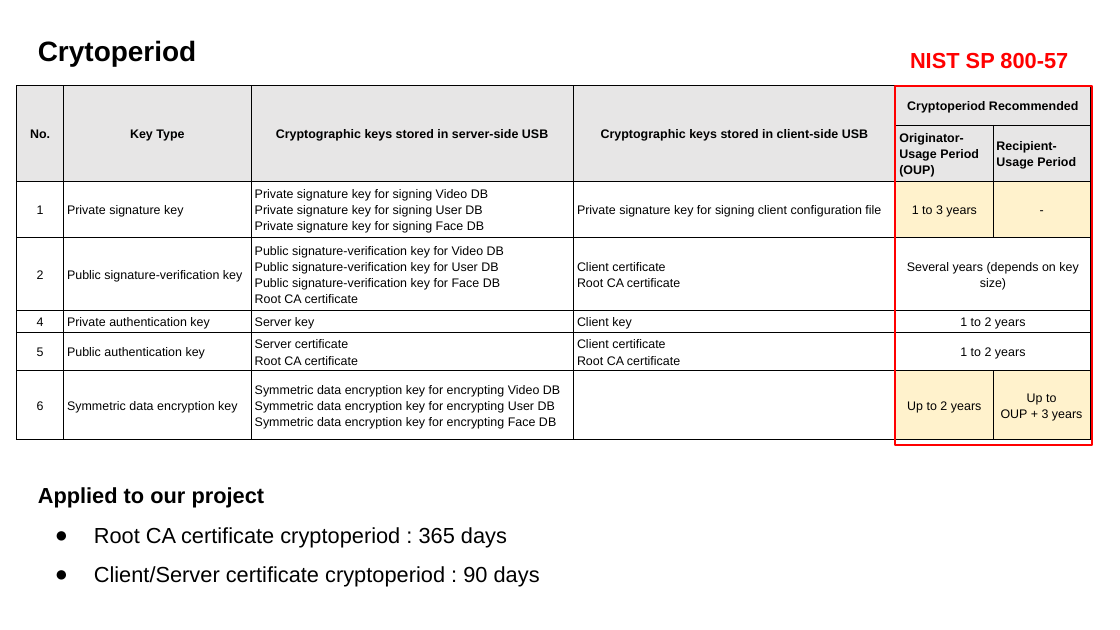
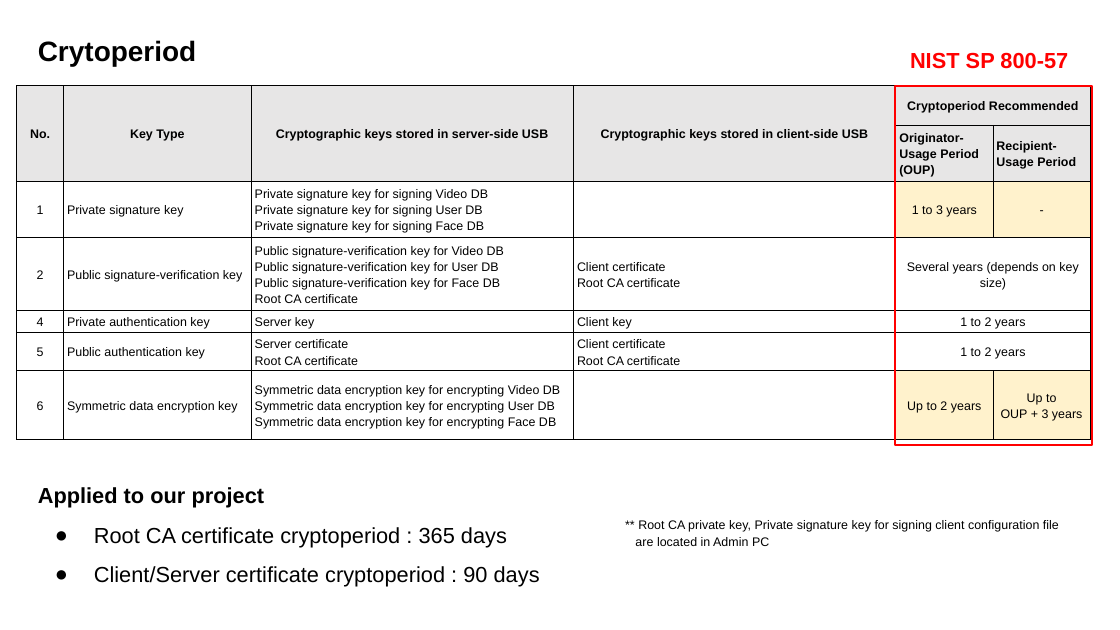
Before and after one commit to SWSS2021Team3/ProjectDocuments, a slide deck: slide 7 of AACS_Cryptographic_Algorithms.pptx. Drawn at 1120x630 pixels with LibreOffice and Linux fonts; fonts in the diff are those of the drawing. Boxes give left, top, right and bottom in pixels: in the first picture for what was removed or moved away, otherwise in the second. Text is boxed around its words. In the diff, an @@ line names an element or a change of style, - is before the commit and + after.

```diff
--- a/AACS_Cryptographic_Algorithms.pptx
+++ b/AACS_Cryptographic_Algorithms.pptx
@@ table at [17,85,1092,452] @@
-row 3, column 4: Private signature key for signing client configuration file
+row 3, column 4: 
@@ text added at [635,520,1059,546], 8 pt, text #000000 @@
+** Root CA private key, Private signature key for signing client configuration file
+are located in Admin PC
```
Also in this commit, not shown: 12 other files.
